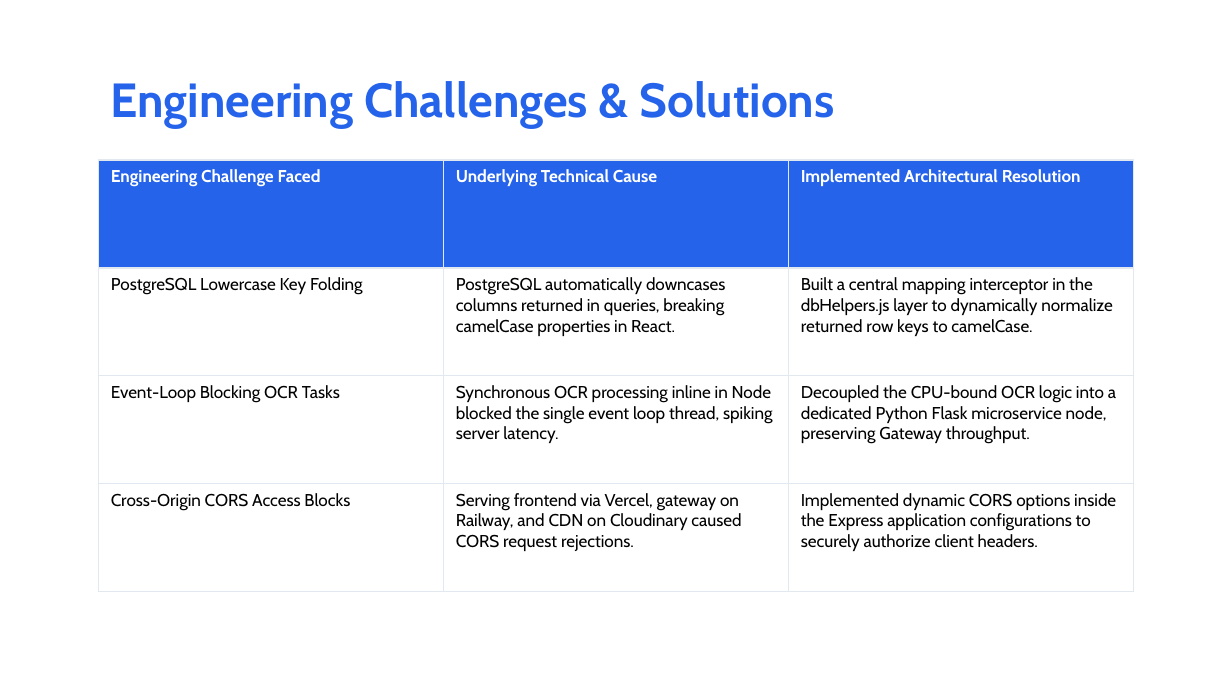
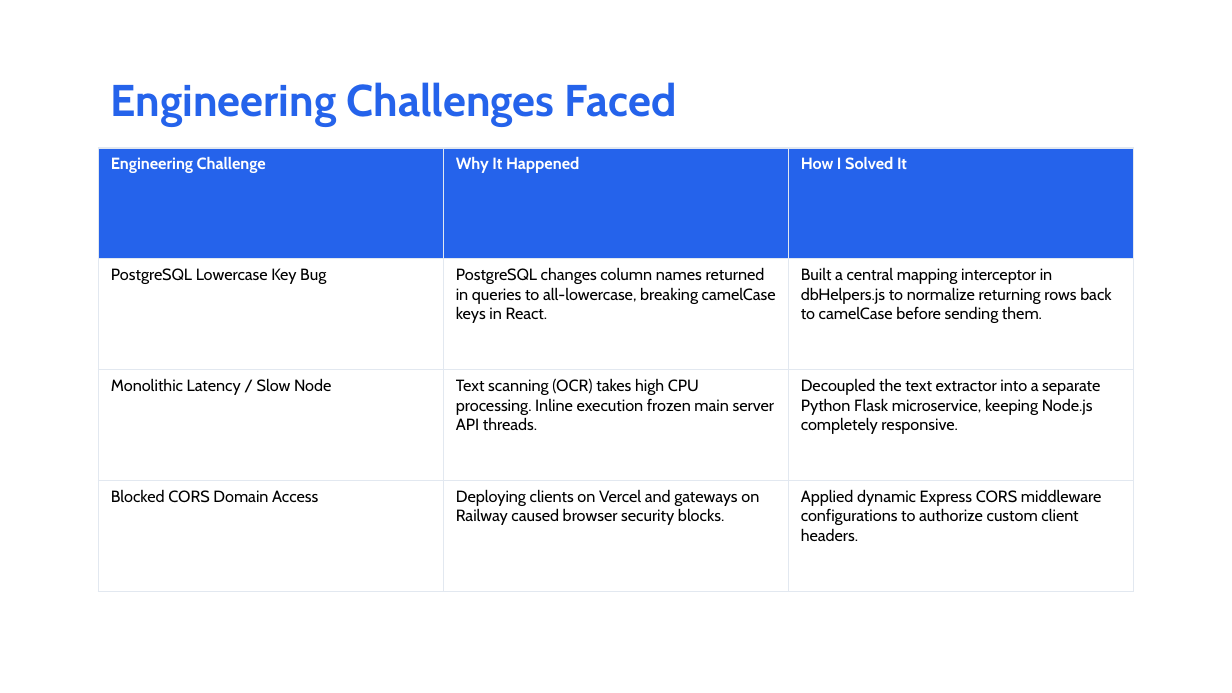
Before and after one commit to Snehaaaaaaaa1412/HealthConnect-Healthcare-Appointment-Consultation-Platform-, a slide deck: slide 10 of healthconnect-presentation.pptx. Drawn at 1232x693 pixels with LibreOffice and Linux fonts; fonts in the diff are those of the drawing. Boxes give left, top, right and bottom in pixels: in the first picture for what was removed or moved away, otherwise in the second. Text is boxed around its words. In the diff, an @@ line names an element or a change of style, - is before the commit and + after.

```diff
--- a/healthconnect-presentation.pptx
+++ b/healthconnect-presentation.pptx
@@ text at (111, 82, 677, 126): text changed; size 28 to 26 pt @@
-Engineering Challenges & Solutions
+Engineering Challenges Faced
@@ table at (99, 148, 1133, 591) @@
-row 1: Engineering Challenge Faced | Underlying Technical Cause | Implemented Architectural Resolution
+row 1: Engineering Challenge | Why It Happened | How I Solved It
-row 2: PostgreSQL Lowercase Key Folding | PostgreSQL automatically downcases columns returned in queries, breaking camelCase properties in React. | Built a central mapping interceptor in the dbHelpers.js layer to dynamically normalize returned row keys to camelCase.
+row 2: PostgreSQL Lowercase Key Bug | PostgreSQL changes column names returned in queries to all-lowercase, breaking camelCase keys in React. | Built a central mapping interceptor in dbHelpers.js to normalize returning rows back to camelCase before sending them.
-row 3: Event-Loop Blocking OCR Tasks | Synchronous OCR processing inline in Node blocked the single event loop thread, spiking server latency. | Decoupled the CPU-bound OCR logic into a dedicated Python Flask microservice node, preserving Gateway throughput.
+row 3: Monolithic Latency / Slow Node | Text scanning (OCR) takes high CPU processing. Inline execution frozen main server API threads. | Decoupled the text extractor into a separate Python Flask microservice, keeping Node.js completely responsive.
-row 4: Cross-Origin CORS Access Blocks | Serving frontend via Vercel, gateway on Railway, and CDN on Cloudinary caused CORS request rejections. | Implemented dynamic CORS options inside the Express application configurations to securely authorize client headers.
+row 4: Blocked CORS Domain Access | Deploying clients on Vercel and gateways on Railway caused browser security blocks. | Applied dynamic Express CORS middleware configurations to authorize custom client headers.
@@ table: place and size @@
-table at (99, 160, 1133, 591)
+table at (99, 148, 1133, 591)
```
Also in this commit, not shown: 4 other slides changed, 7 slides added, 7 slides removed, 1 other file.
